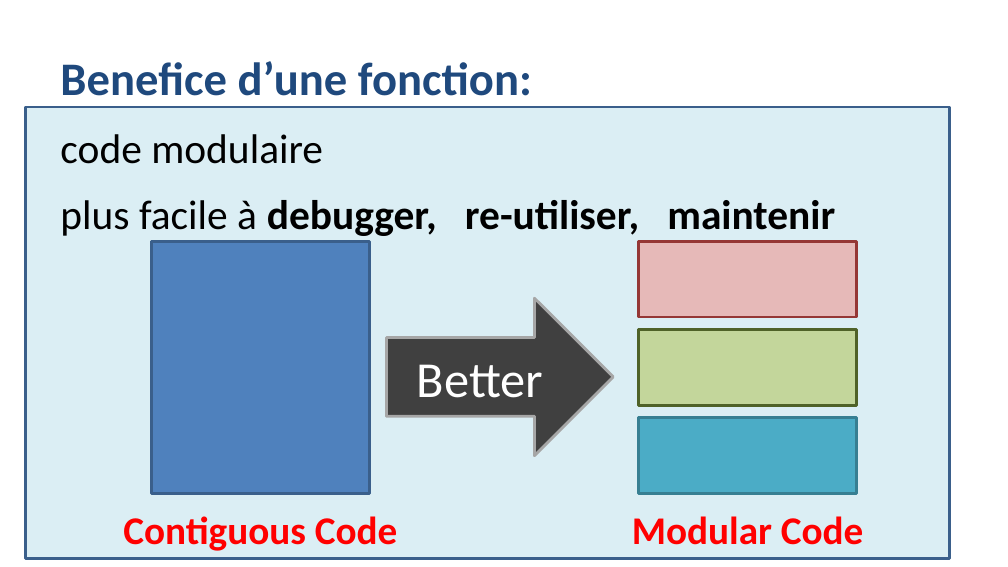
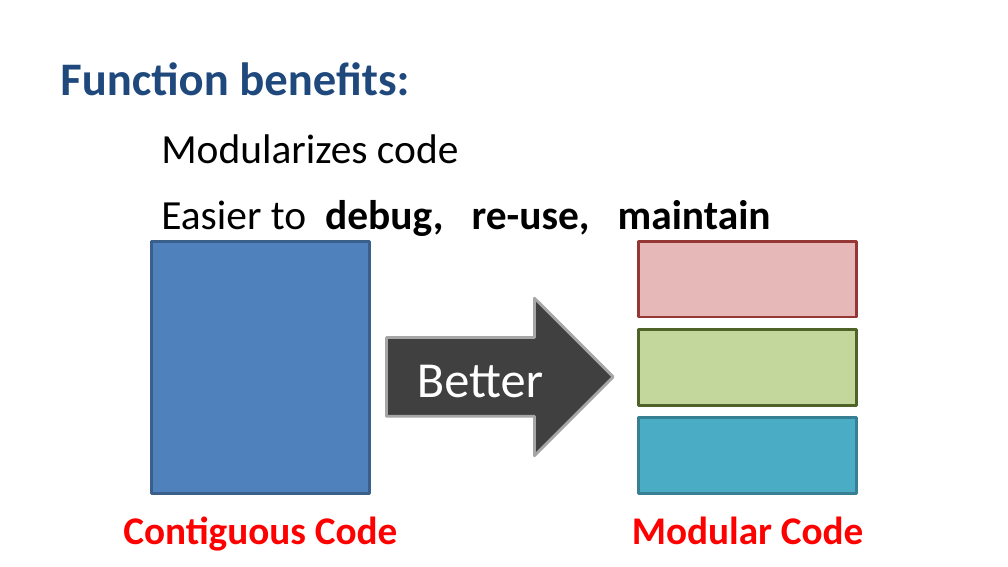
Before and after one commit to julienPalleau/Udemy, a slide deck: slide 59 of PythonParLaPratique 101 exercices/Python in 90 minutes [Enregistrement automatique].pptx (slide 61 before the commit). Drawn at 1008x567 pixels with LibreOffice and Linux fonts; fonts in the diff are those of the drawing. Boxes give left, top, right and bottom in pixels: in the first picture for what was removed or moved away, otherwise in the second. Text is boxed around its words. In the diff, an @@ line names an element or a change of style, - is before the commit and + after.

```diff
--- a/PythonParLaPratique 101 exercices/Python in 90 minutes [Enregistrement automatique].pptx
+++ b/PythonParLaPratique 101 exercices/Python in 90 minutes [Enregistrement automatique].pptx
@@ text at (x1=60, y1=62, x2=771, y2=236): text changed @@
-Benefice d’une fonction:
-code modulaire
-plus facile à debugger, re-utiliser, maintenir
+Function benefits:
+Modularizes code
+Easier to debug, re-use, maintain
@@ rectangle removed at (x1=25, y1=107, x2=950, y2=558) @@
```
Also in this commit, not shown: 1 other slide changed, 1 slide added, 7 slides removed.
